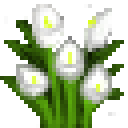
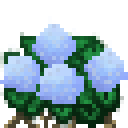
Two versions of the same layered image (w=128, h=128). Layer-by-layer changes:
hid group "cala lillies" (1 layers) over [0, 4, 124, 128]
renamed "Group 1" to "buttercups", hid the group it (1 layers) over [0, 48, 124, 128]
added group "Hydrangea" with 6 layers above "Rectangle 1" over [0, 16, 128, 128]
added layer "speckles" in group "Hydrangea" over [4, 20, 128, 108]
added layer "Layer 0 copy 3" in group "Hydrangea" over [24, 52, 84, 104]
added layer "Layer 0 copy" in group "Hydrangea" over [80, 40, 128, 100]
added layer "Layer 0 copy 2" in group "Hydrangea" over [0, 44, 40, 92]
added layer "Layer 0" (2nd of 2, in "Hydrangea") in group "Hydrangea" over [24, 16, 80, 72]
added layer "grass" in group "Hydrangea" over [0, 32, 124, 128]
